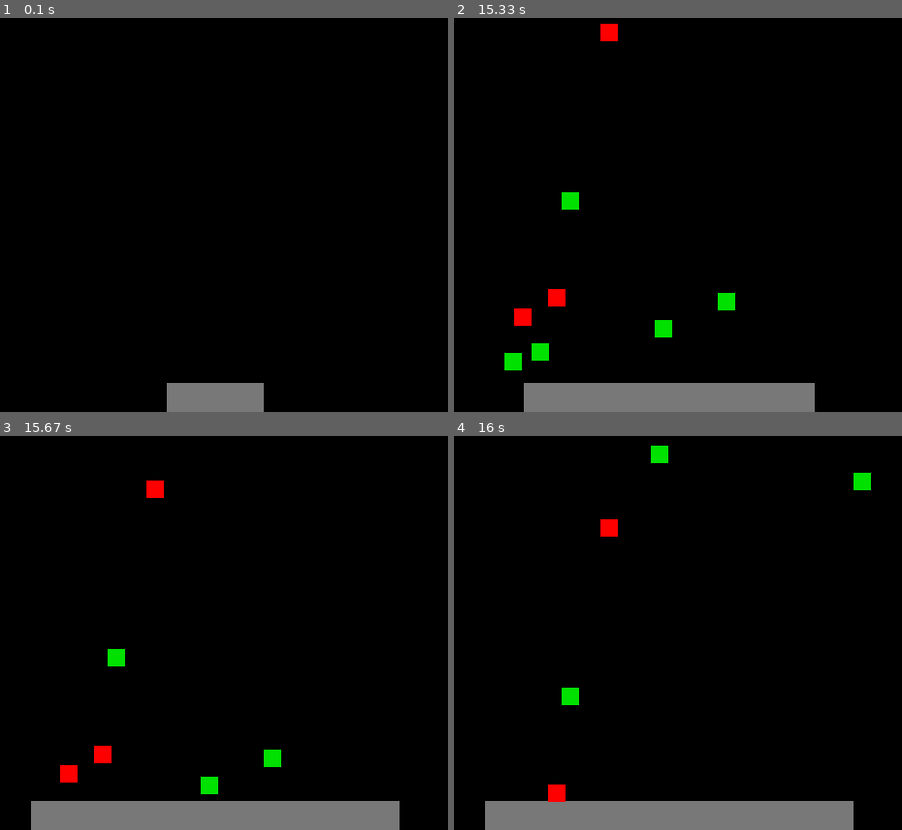
Above: before the commit, frames 1-4 (two rows, left to right).
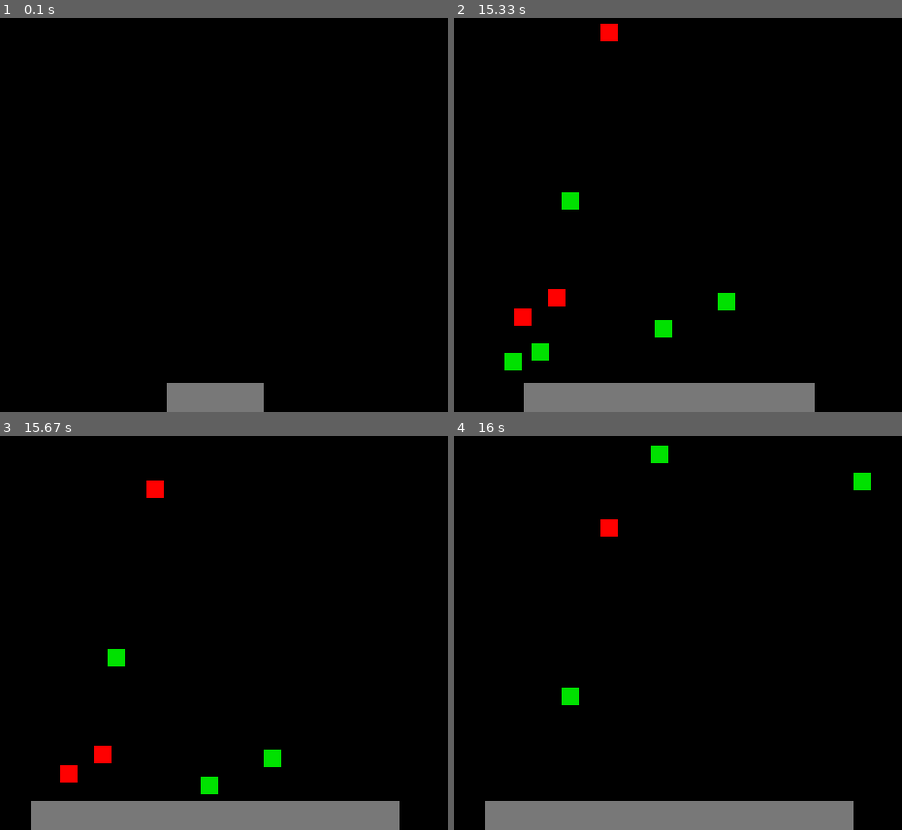
Above: after the commit, the same moments.

Repository: rasmusgraver/IT2_pensum_2025
Game: pygame game, started from Kap 4 PyGame/PlanktonH25/main.py
Two runs of this game, one before a commit and one after it. Both use one fixed random seed, a clock stepped at 60 frames per second and the inputs below.
Inputs:
- Up to frame 1 (0.1 s): no input
- Up to frame 2 (15.33 s): hold Up 7.33-7.8 s; hold Down 7.83-8.2 s; hold Up 8.23-8.53 s; hold Down 8.57-8.87 s
- Up to frame 3 (15.67 s): no input
- Up to frame 4 (16 s): no input

Frames 1-3 are identical in both runs. In frame 4, 0.2% of the frame differs, in the area x 20-25%, y 88-93%.

Commit message:
bunndyr - la inn funksjoner i main py

Diff:
--- a/Kap 4 PyGame/PlanktonH25/main.py
+++ b/Kap 4 PyGame/PlanktonH25/main.py
@@ -8,6 +8,7 @@
 
 
 pg.init()
+running = True
 vindu = pg.display.set_mode([VINDU_BREDDE, VINDU_HOYDE])
 clock = pg.time.Clock()
 
@@ -15,8 +16,10 @@
 planktonliste:list[Plankton] = []
 
 
-running = True
-while running:
+
+def events():
+    global running
+    global plankton_g_sannsynlighet
     for event in pg.event.get():
         if event.type == pg.QUIT:
             running = False
@@ -33,6 +36,8 @@
             if plankton_g_sannsynlighet < 0.01:
                 plankton_g_sannsynlighet = 0.01
 
+
+def random_plankton():
     # Legg til plankton tilfeldig:
     if random.random() < plankton_g_sannsynlighet:
         planktonliste.append(Plankton(G))
@@ -40,10 +45,7 @@
         planktonliste.append(Plankton(R))
 
 
-    # Tegn bakgrunn: (En slags "reset" av hele vinduet vårt)
-    vindu.fill(BLACK)
-
-    # Oppdater objektene våre:
+def oppdater_objekter():
     for p in planktonliste:
         p.oppdater()
         # Sjekk for kollisjon med bunndyret:
@@ -54,16 +56,20 @@
                 bunndyr.voks()
             else:
                 bunndyr.krymp()
+    # Fjern døde plankton:
+    for p in planktonliste:
+        if p.dod:
+            planktonliste.remove(p)
 
-    # Tegn objektene våre:
+
+def tegn_objekter():
     bunndyr.tegn(vindu)
     for p in planktonliste:
         p.tegn(vindu)
 
-    # Fjern døde plankton:
-    for p in planktonliste:
-        if p.dod:
-            planktonliste.remove(p)
+
+def spill_slutt():
+    global running
 
     # Sjekk om spillet er slutt:
     if bunndyr.rect.width < 50:
@@ -74,6 +80,16 @@
         running = False
 
 
+while running:
+    events()
+    random_plankton()
+
+    # Tegn bakgrunn: (En slags "reset" av hele vinduet vårt)
+    vindu.fill(BLACK)
+    oppdater_objekter()
+    tegn_objekter()
+    spill_slutt()
+
     # Har alltid disse med til slutt:
     pg.display.flip()
     clock.tick(FPS)
